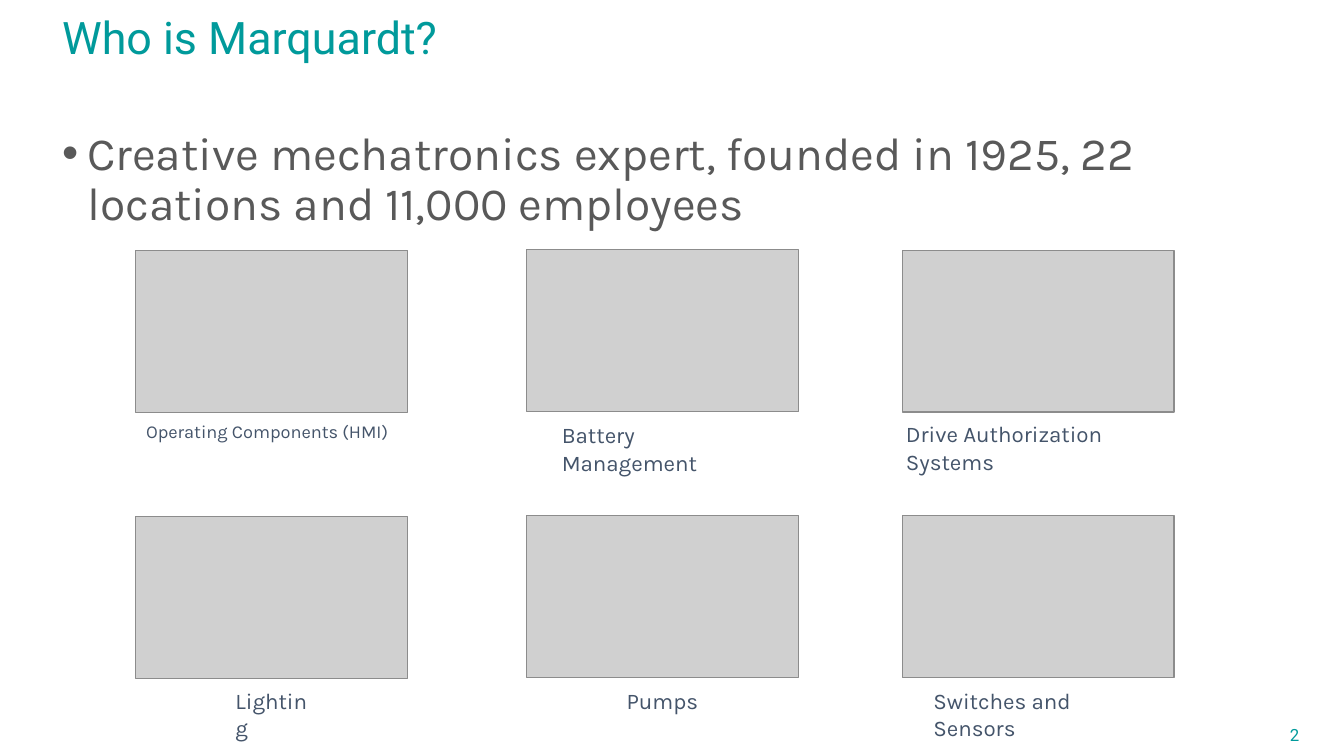
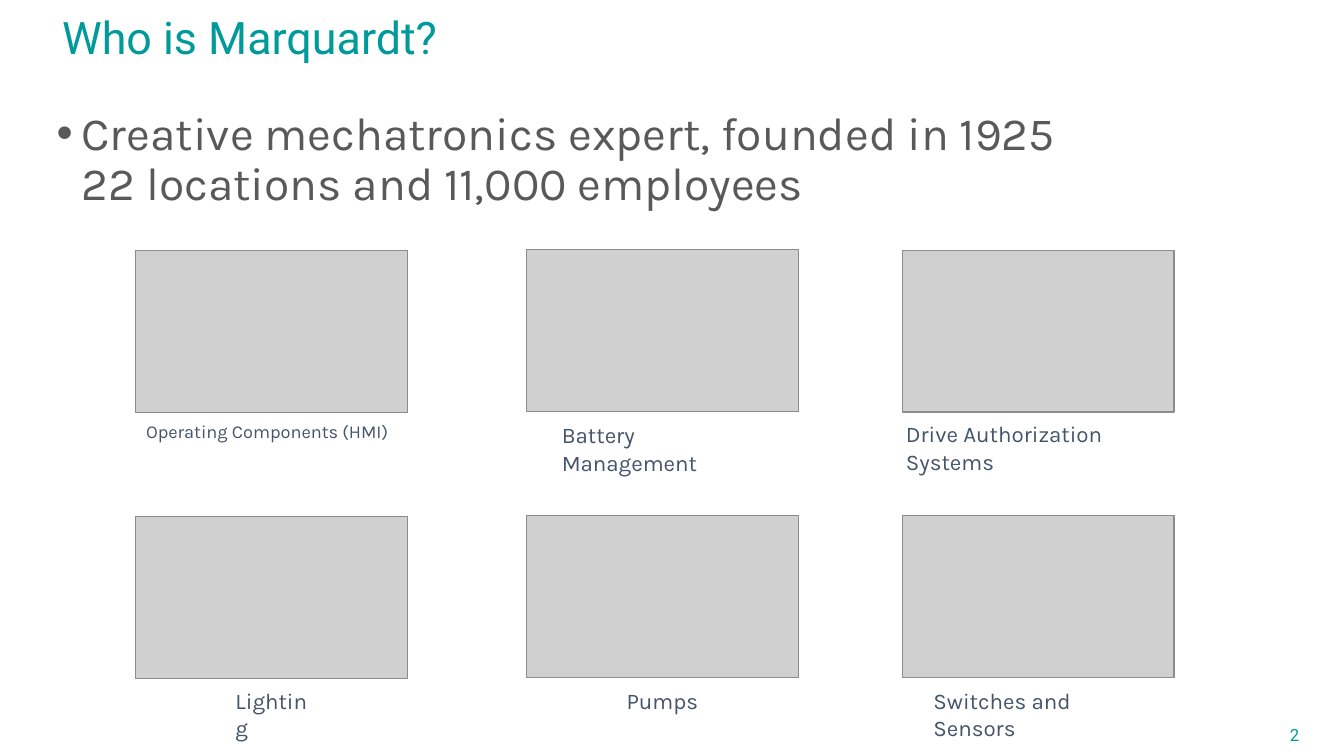
Before and after one commit to avengineers/SPLC2023, a slide deck: slide 2 of Challenges_at_Marquardt.pptx. Drawn at 1344x756 pixels with LibreOffice and Linux fonts; fonts in the diff are those of the drawing; grey boxes stand for pictures; background and template pictures are left out. Boxes give left, top, right and bottom in pixels: in the first picture for what was removed or moved away, otherwise in the second. Text is boxed around its words. In the diff, an @@ line names an element or a change of style, - is before the commit and + after.

```diff
--- a/Challenges_at_Marquardt.pptx
+++ b/Challenges_at_Marquardt.pptx
@@ text at box(82, 118, 1055, 211): text changed @@
-• Creative mechatronics expert, founded in 1925, 22 locations and 11,000 employees
+• Creative mechatronics expert, founded in 1925
+  22 locations and 11,000 employees
```
Also in this commit, not shown: 4 other slides changed, 1 other file.
